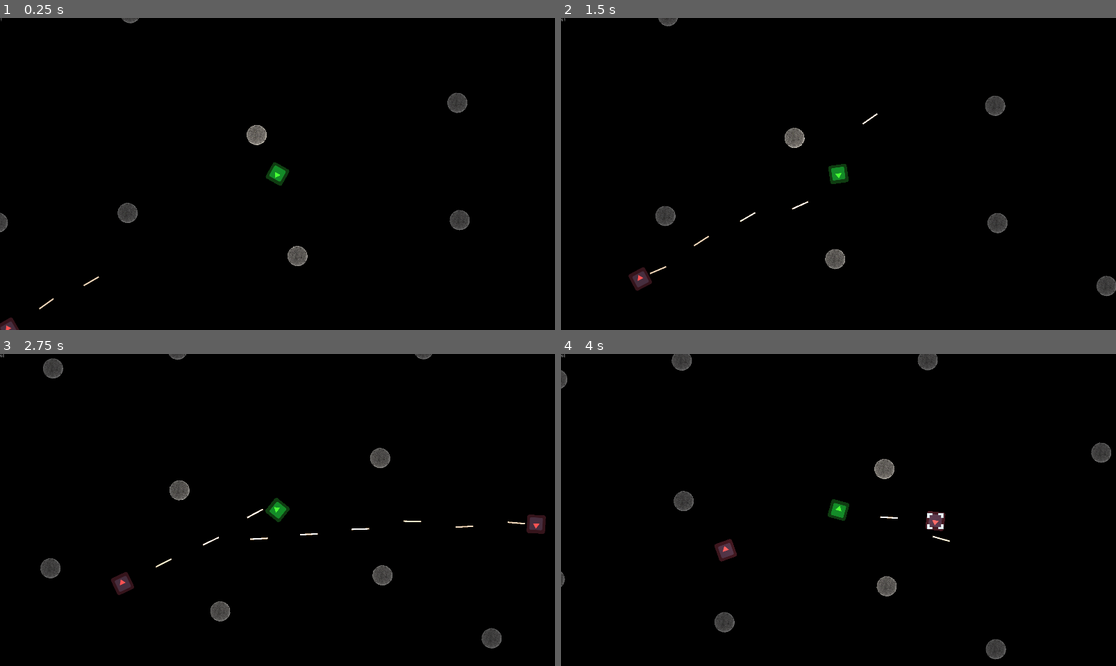
Above: before the commit, frames 1-4 (two rows, left to right).
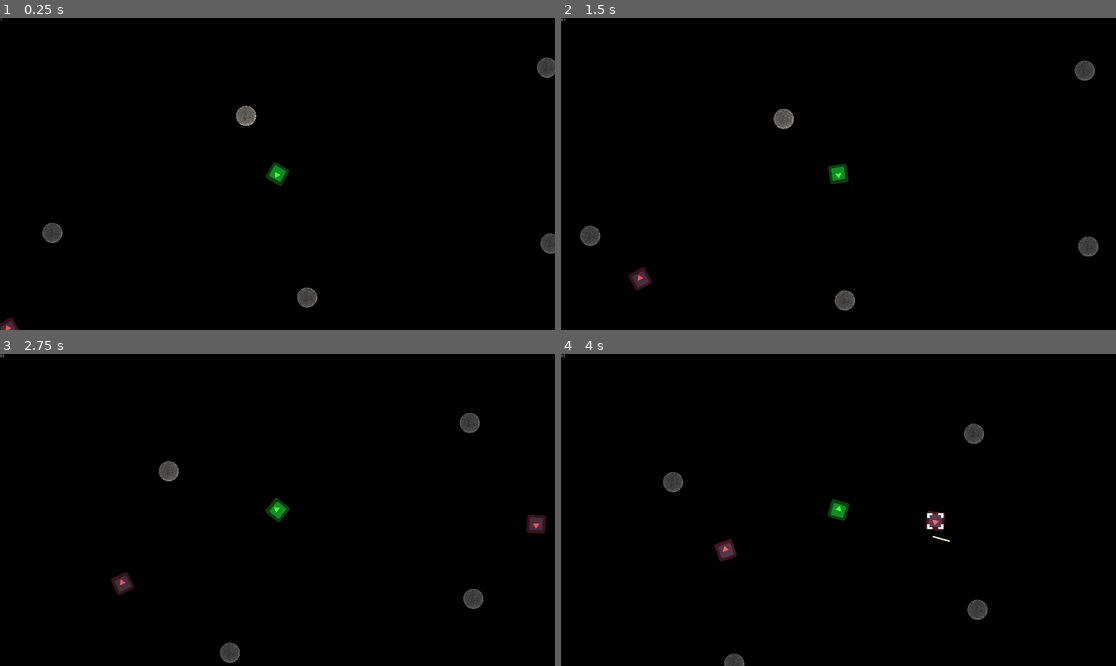
Above: after the commit, the same moments.

Repository: kpfries/moonshot2020
Game: Godot game, scene res://Scenes/Sample_Scene.tscn
Same seed, same stepped clock (60 frames per second), same inputs: the game is played once before the commit and once after it. The project has no main scene, so this scene is started directly. The engine's default icon, where the game draws it, is replaced by a stand-in: a white triangle on a blue panel in a dark square.
Inputs (mouse positions are in pixels of both pictures, inside the frame that each line leads up to):
- Up to frame 1 (0.25 s): no input
- Up to frame 2 (1.5 s): move the mouse to (960, 158) at 0.52 s; hold Up (ui_up) 0.53-1.28 s; click (960, 158) at 0.6 s; move the mouse to (727, 189) at 1.27 s; right-click (727, 189) at 1.35 s
- Up to frame 3 (2.75 s): click (166, 525) at 1.55 s; move the mouse to (333, 441) at 2.02 s; hold Up (ui_up) from 2.03 s (still down); click (333, 441) at 2.1 s
- Up to frame 4 (4 s): move the mouse to (810, 572) at 2.77 s; click (810, 572) at 2.85 s; move the mouse to (1005, 556) at 3.52 s; release Up (ui_up) at 3.53 s; hold Right mouse button (grapple) from 3.53 s (still down); click (1005, 556) at 3.8 s

The runs differ from the first frame. In frame 1, 2.0% of the frame differs, in the area x 0-100%, y 0-94%; in frame 2, 2.2%; in frame 3, 2.3%, in the area x 7-95%, y 0-100%; in frame 4, 2.2%.

Commit message:
shooting overhaul
gave the player an automatic weapon with no reloads

Diff:
--- a/Scenes/Actors/Enemy_KB.tscn
+++ b/Scenes/Actors/Enemy_KB.tscn
@@ -27,15 +27,7 @@
 wait_time = 0.1
 
 [node name="ReloadTimer" type="Timer" parent="EnemyController/Gun"]
-wait_time = 2.0
+wait_time = 4.0
 one_shot = true
-
-[node name="Bomber" type="Node2D" parent="EnemyController"]
-position = Vector2( -54, 0 )
-
-[node name="BombFrequency" type="Timer" parent="EnemyController/Bomber"]
-wait_time = 5.0
-autostart = true
 [connection signal="timeout" from="EnemyController/Gun/FireFrequency" to="." method="_on_FireFrequency_timeout"]
 [connection signal="timeout" from="EnemyController/Gun/ReloadTimer" to="." method="_on_ReloadTimer_timeout"]
-[connection signal="timeout" from="EnemyController/Bomber/BombFrequency" to="." method="_on_BombFrequency_timeout"]
--- a/Scenes/Actors/Player.tscn
+++ b/Scenes/Actors/Player.tscn
@@ -59,9 +59,7 @@
 position = Vector2( 48, 0 )
 
 [node name="FireRate" type="Timer" parent="PlayerControl/Gun"]
-wait_time = 0.01
-
-[node name="ReloadTimer" type="Timer" parent="PlayerControl/Gun"]
+wait_time = 0.1
 
 [node name="Sprite" type="Sprite" parent="PlayerControl"]
 modulate = Color( 0.290196, 1, 0.211765, 1 )
@@ -74,3 +72,4 @@
 
 [node name="Target" parent="." instance=ExtResource( 3 )]
 visible = true
+[connection signal="timeout" from="PlayerControl/Gun/FireRate" to="." method="_on_FireRate_timeout"]
--- a/Scenes/Sample_Scene.tscn
+++ b/Scenes/Sample_Scene.tscn
@@ -9,6 +9,7 @@
 
 [node name="Sample_Scene" type="Node2D"]
 script = ExtResource( 4 )
+density = 600
 
 [node name="Rigid Tether" type="PinJoint2D" parent="."]
 node_a = NodePath("../Player")
@@ -41,7 +42,6 @@
 polygon = PoolVector2Array( -10562.6, -6599.37, -471.506, -8321.4, 5865.55, -9251.29, 17162, -1502.18, 14028, 8829.98, -2813.46, 10586.4, -6670.8, 5971.42, -13524.5, 185.408 )
 
 [node name="Target" parent="." instance=ExtResource( 2 )]
-frame = 0
 
 [node name="GUI" parent="." instance=ExtResource( 5 )]
 
--- a/Scripts/Enemy_KB.gd
+++ b/Scripts/Enemy_KB.gd
@@ -11,13 +11,12 @@
 
 export var bullet_speed: int
 export var clip_size: int = 10
-var bullets_remaining: int = 30
+var bullets_remaining: int = 0
 var bullet_scn := preload("res://Scenes/Projectiles/Bullet.tscn")
 var bomb_scn := preload("res://Scenes/Projectiles/Bomb.tscn")
 onready var gun = $EnemyController/Gun
 onready var fire_frequency = $EnemyController/Gun/FireFrequency
 onready var ReloadTimer = $EnemyController/Gun/ReloadTimer
-onready var bomber = $EnemyController/Bomber
 onready var random = RandomNumberGenerator.new()
 
 onready var player = get_tree().get_nodes_in_group('Player')[0]
@@ -89,11 +88,3 @@
 	bullets_remaining = clip_size
 	ReloadTimer.start()
 	fire_frequency.paused = true
-
-
-#func _on_BombFrequency_timeout():
-#	var backwards = Vector2(1,0).rotated(rotation + PI) * random.randf_range(20, 40)
-#	var bomb := bomb_scn.instance()
-#	bomb.global_position = bomber.global_position
-#	bomb.linear_velocity = backwards
-#	get_tree().current_scene.add_child(bomb)
--- a/Scripts/Player.gd
+++ b/Scripts/Player.gd
@@ -6,6 +6,10 @@
 export var tether: NodePath = ""
 export var tether_line_path: NodePath = ""
 var tether_line: Node
+
+export var bullet_speed: int
+export var clip_size: int = 20
+var bullets_remaining: int = 20
 
 var bullet_scn := preload("res://Scenes/Projectiles/Bullet.tscn")
 
@@ -18,11 +22,12 @@
 onready var rays = $PlayerControl/Rays.get_children()
 onready var grapple = get_node(tether)
 onready var gun = $PlayerControl/Gun
+onready var fire_frequency = $PlayerControl/Gun/FireRate
 
 
 func _ready():
 	tether_line = get_node(tether_line_path)
-	pass
+
 
 
 func _physics_process(delta):
@@ -50,12 +55,18 @@
 			tether_line.points = Array()
 
 	#eventually check if equipped weapon is repeating and spawn another bullet when elapsed time exceeds firerate but for now we're doing semi auto
+#	if Input.is_action_just_pressed("shoot"):
+#		var bullet := bullet_scn.instance()
+#		bullet.vector = position.direction_to(cursor_pos)
+#		bullet.global_transform = gun.global_transform
+#		bullet.parent_speed = linear_velocity
+#		get_tree().current_scene.add_child(bullet)
 	if Input.is_action_just_pressed("shoot"):
-		var bullet := bullet_scn.instance()
-		bullet.vector = position.direction_to(cursor_pos)
-		bullet.global_transform = gun.global_transform
-		bullet.parent_speed = linear_velocity
-		get_tree().current_scene.add_child(bullet)
+		shoot()
+		fire_frequency.paused = false
+		fire_frequency.start()
+	if Input.is_action_just_released("shoot"):
+		fire_frequency.paused = true
 
 func _process(delta):
 
@@ -83,6 +94,13 @@
 		if ray.is_colliding():
 			return ray.get_collider()
 
+func shoot():
+	var bullet := bullet_scn.instance()
+	bullet.vector = position.direction_to(get_global_mouse_position())
+	bullet.global_transform = gun.global_transform
+	bullet.parent_speed = linear_velocity
+	get_tree().current_scene.add_child(bullet)
+
 func damage(dmg):
 	health -= dmg
 	if health <= 0:
@@ -98,3 +116,7 @@
 	tether_line.global_position = Vector2(0,0)
 	tether_line.global_rotation = 0
 	tether_line.points = [global_position, grappled.global_position]
+
+
+func _on_FireRate_timeout():
+	shoot()
